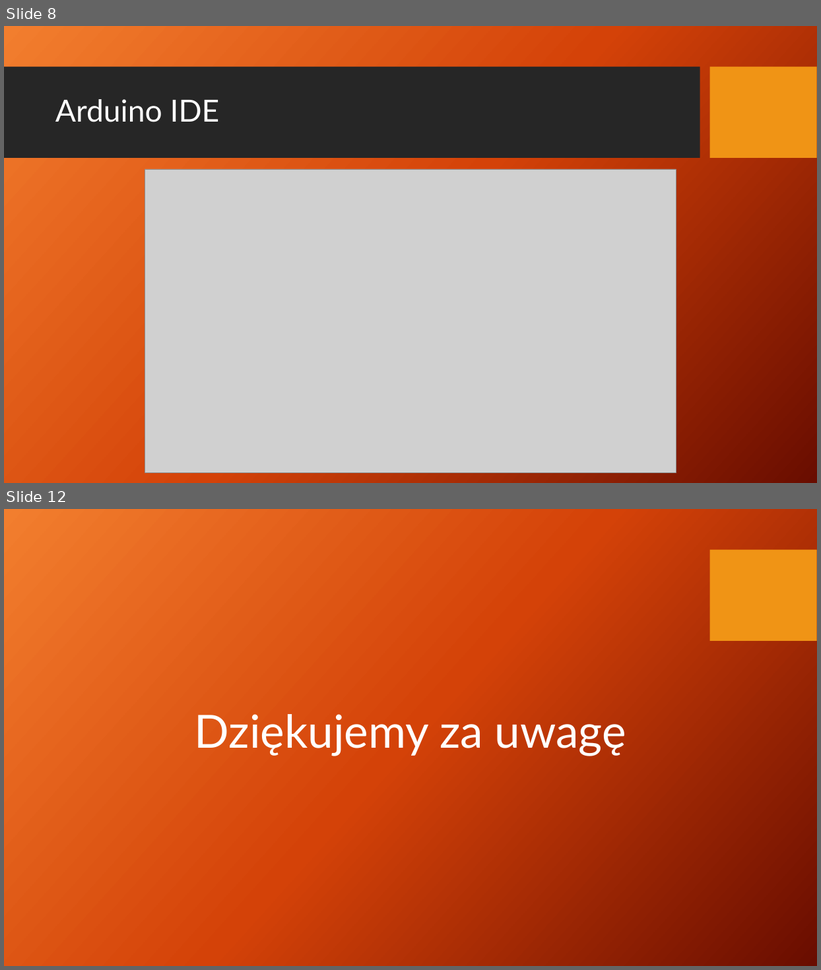
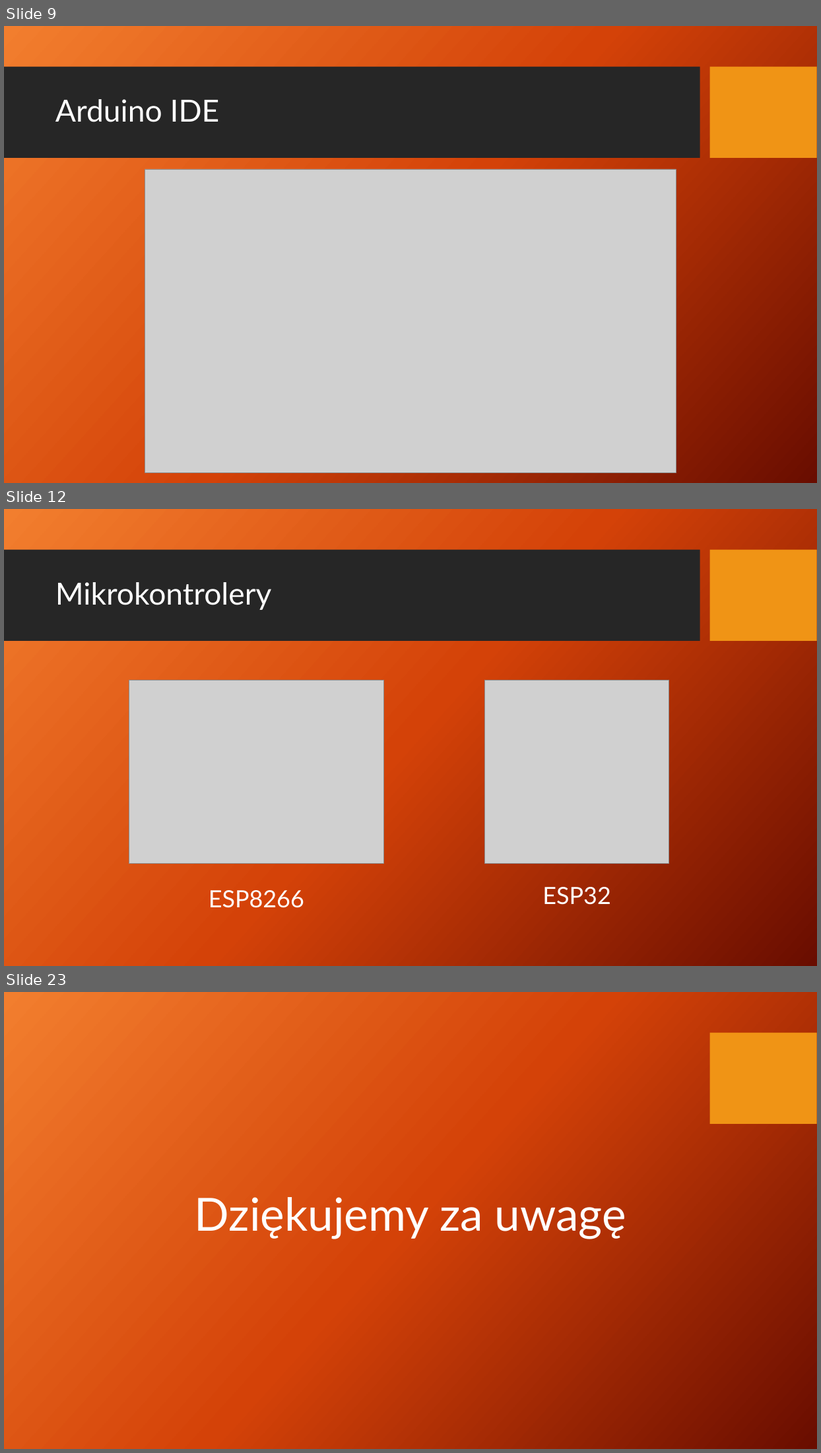
Before and after one commit to AdamStudies-PWR/ProjektZespolowyPWR, a slide deck: przentacja.pptx. Shown one above the other, each under a label of ours: slides 8 and 12 before the commit, slides 9, 12 and 23 after it; the slides between them are not shown. The pictures are 821x970 and 821x1453 pixels, drawn with LibreOffice and Linux fonts; fonts in the diff are those of the drawing; grey boxes stand for pictures; background and template pictures are left out. Boxes give left, top, right and bottom in pixels: in the first picture for what was removed or moved away, otherwise in the second. Text is boxed around its words. In the diff, an @@ line names an element or a change of style, - is before the commit and + after.

```diff
--- a/przentacja.pptx
+++ b/przentacja.pptx
@@ slide 12 added at box(4, 509, 817, 966), background picture (left out); not listed: 2 template elements that a slide beside it also shows @@
@@ title added at box(55, 582, 271, 610), 36 pt, text #FFFFFF @@
+Mikrokontrolery
@@ picture added at box(129, 680, 384, 863) @@
@@ picture added at box(485, 680, 669, 863) @@
@@ text added at box(209, 890, 304, 908), 28 pt, text #FFFFFF @@
+ESP8266
@@ text added at box(543, 887, 611, 905), 28 pt, text #FFFFFF @@
+ESP32
@@ what was slide 8 is now slide 9 @@
@@ what was slide 12 is now slide 23 @@
```
Also in this commit, not shown: 4 slides changed, 12 other slides added, 2 slides removed, 1 other file.
